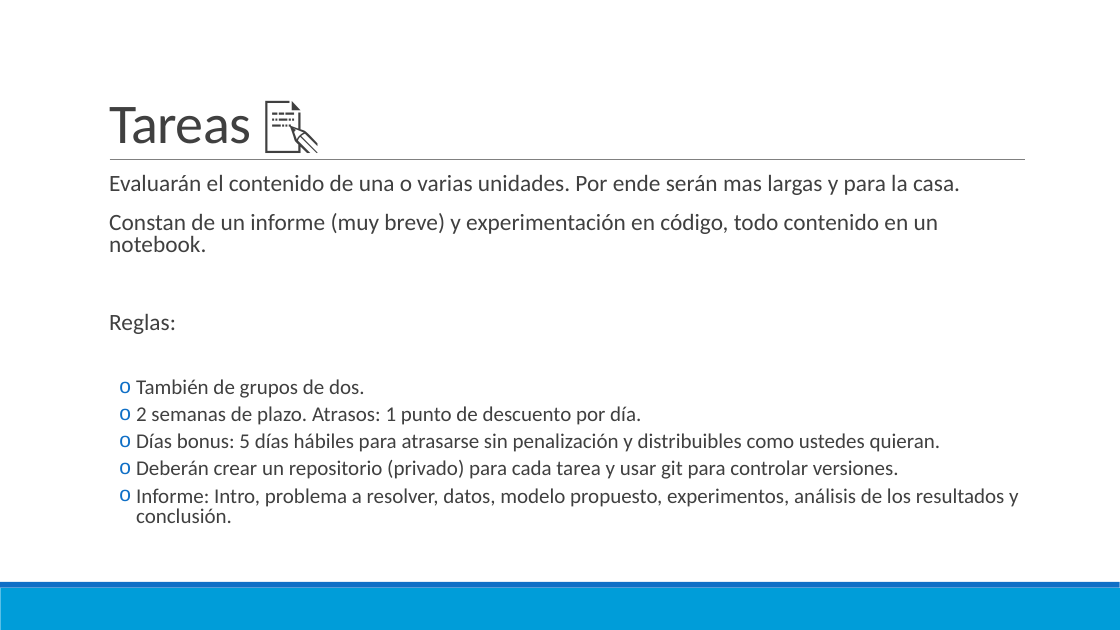
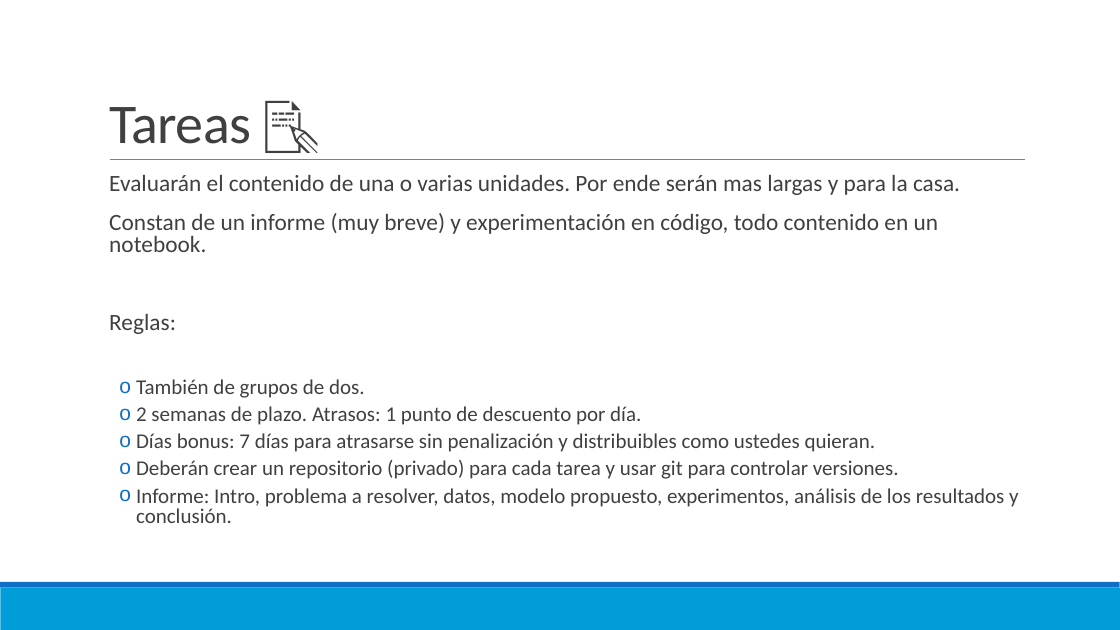
Before and after one commit to MDS7202/MDS7202, a slide deck: slide 23 of clases/01-Introduccion.pptx. Drawn at 1120x630 pixels with LibreOffice and Linux fonts; fonts in the diff are those of the drawing. Boxes give left, top, right and bottom in pixels: in the first picture for what was removed or moved away, otherwise in the second. Text is boxed around its words. In the diff, an @@ line names an element or a change of style, - is before the commit and + after.

```diff
--- a/clases/01-Introduccion.pptx
+++ b/clases/01-Introduccion.pptx
@@ text at (x1=136, y1=433, x2=876, y2=452): text changed @@
-  o Días bonus: 5 días hábiles para atrasarse sin penalización y distribuibles como ustedes quieran.
+  o Días bonus: 7 días para atrasarse sin penalización y distribuibles como ustedes quieran.
```
Also in this commit, not shown: 1 other slide changed, 1 other file.
